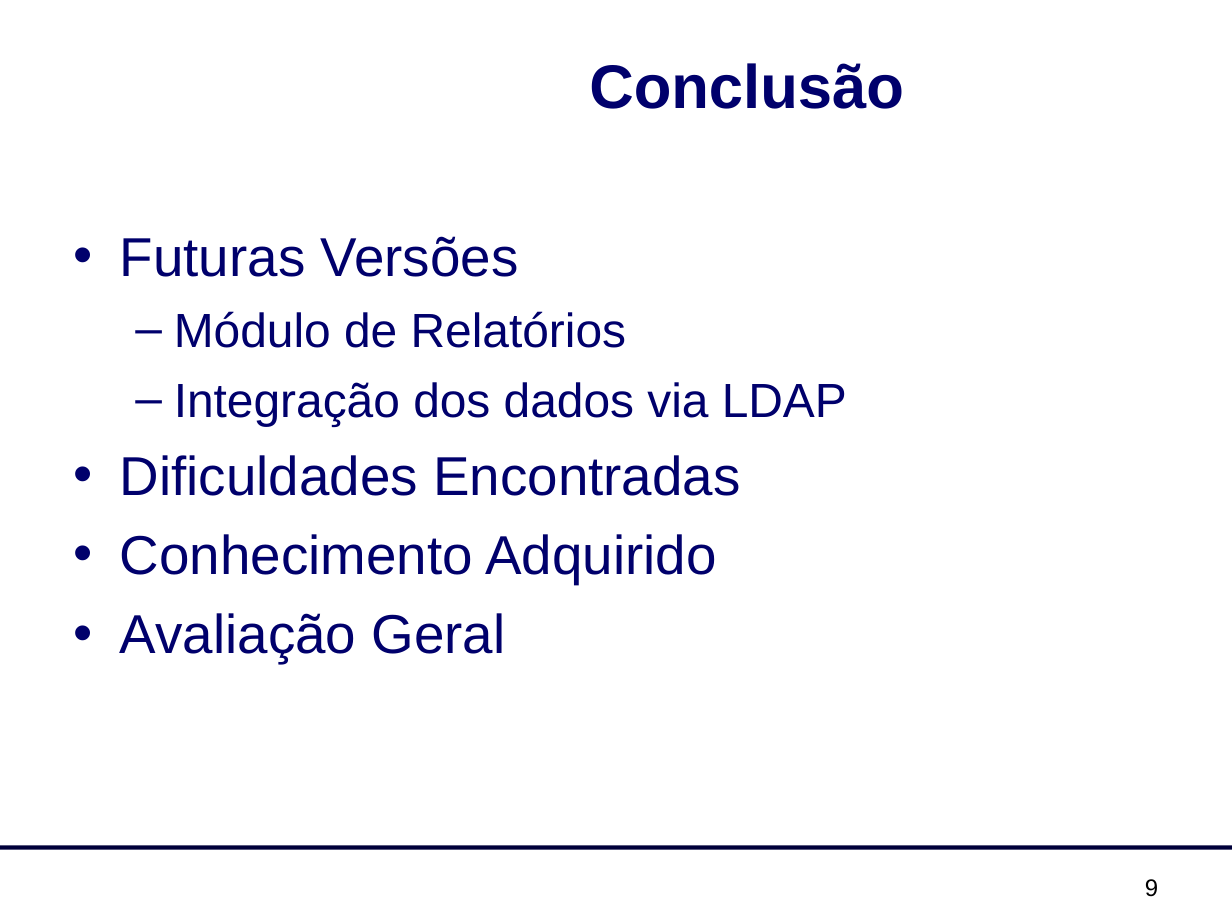
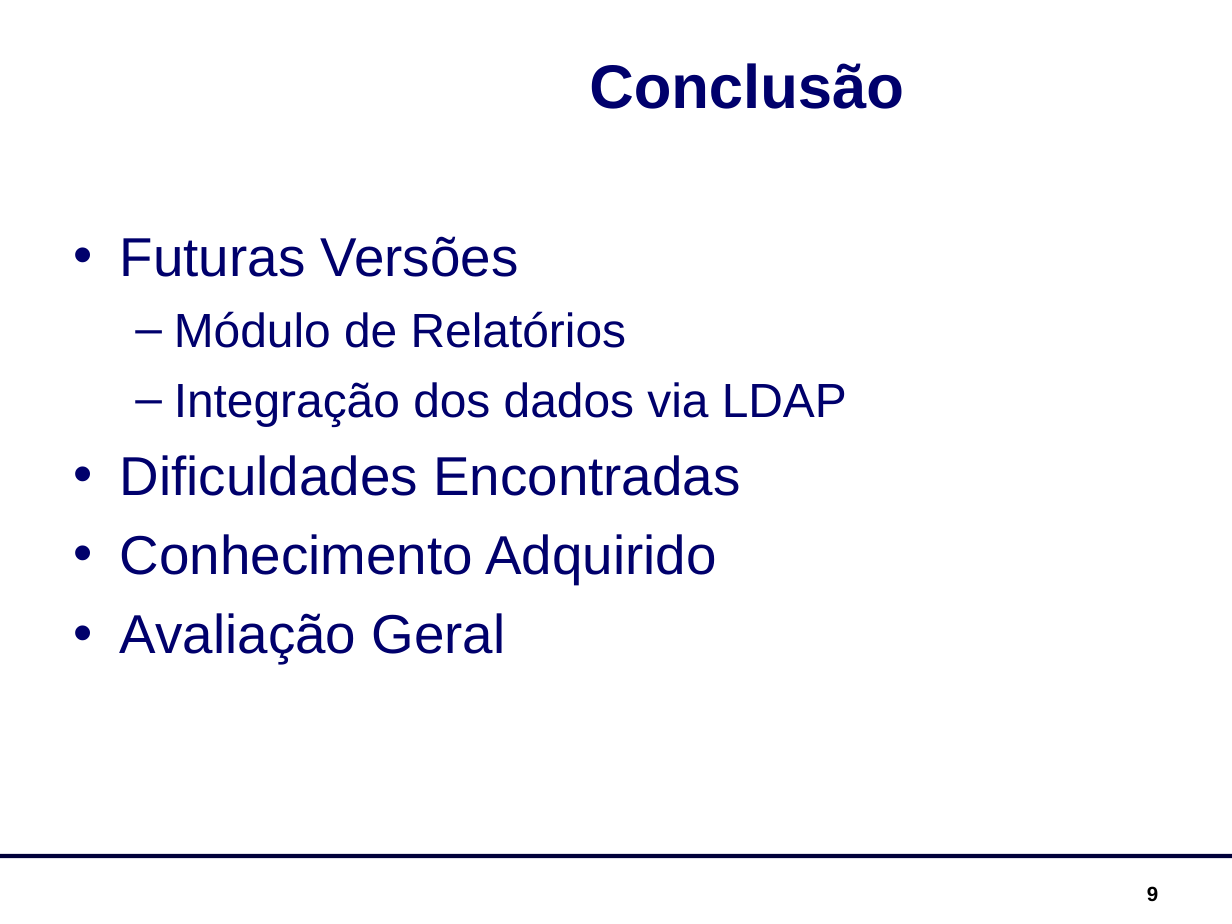
Before and after one commit to joaolce/sisgestor, a slide deck: slide 9 of documentacao/SisGestor_Apresentação.ppt. Drawn at 1232x924 pixels with LibreOffice and Linux fonts; fonts in the diff are those of the drawing; background and template pictures are left out. Boxes give left, top, right and bottom in pixels: in the first picture for what was removed or moved away, otherwise in the second. Text is boxed around its words. In the diff, an @@ line names an element or a change of style, - is before the commit and + after.

```diff
--- a/documentacao/SisGestor_Apresentação.ppt
+++ b/documentacao/SisGestor_Apresentação.ppt
@@ line moved from (0, 848) - (1232, 848) to (0, 856) - (1232, 856) @@
@@ page number: place and size @@
-page number at [1145, 879, 1158, 897]
+page number at [1147, 886, 1158, 901]
@@ page number at [1147, 886, 1158, 901]: size 14 to 12 pt, bold on @@
```
Also in this commit, not shown: 10 other slides changed, 28 other files.
